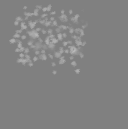
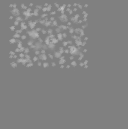
Comparing the layer stacks of the two 128 × 129 images. Changes:
added layer "レイヤー 7" above "レイヤー 4" over [9, 3, 32, 19]
painted on "レイヤー 4" over [9, 2, 88, 75]
